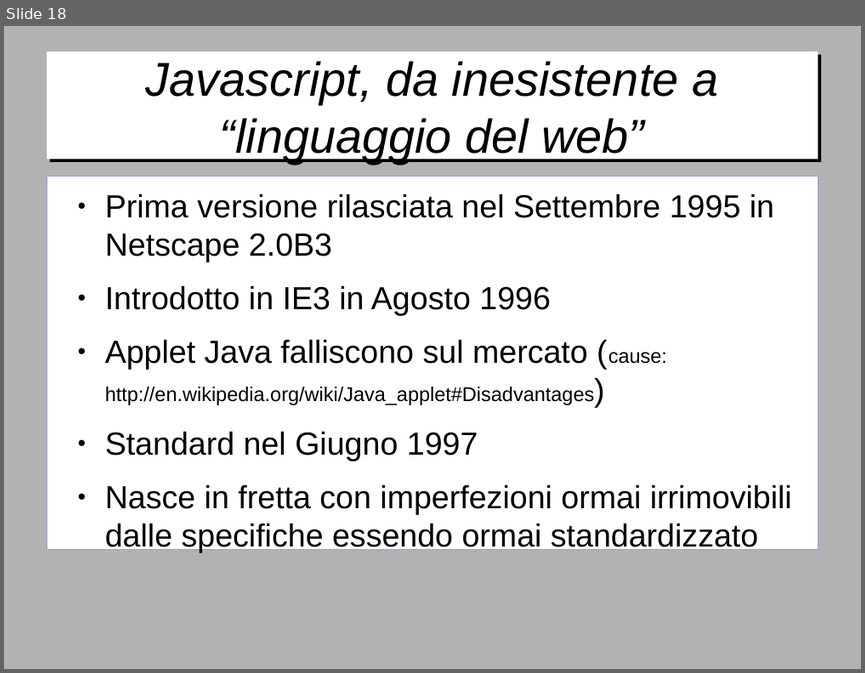
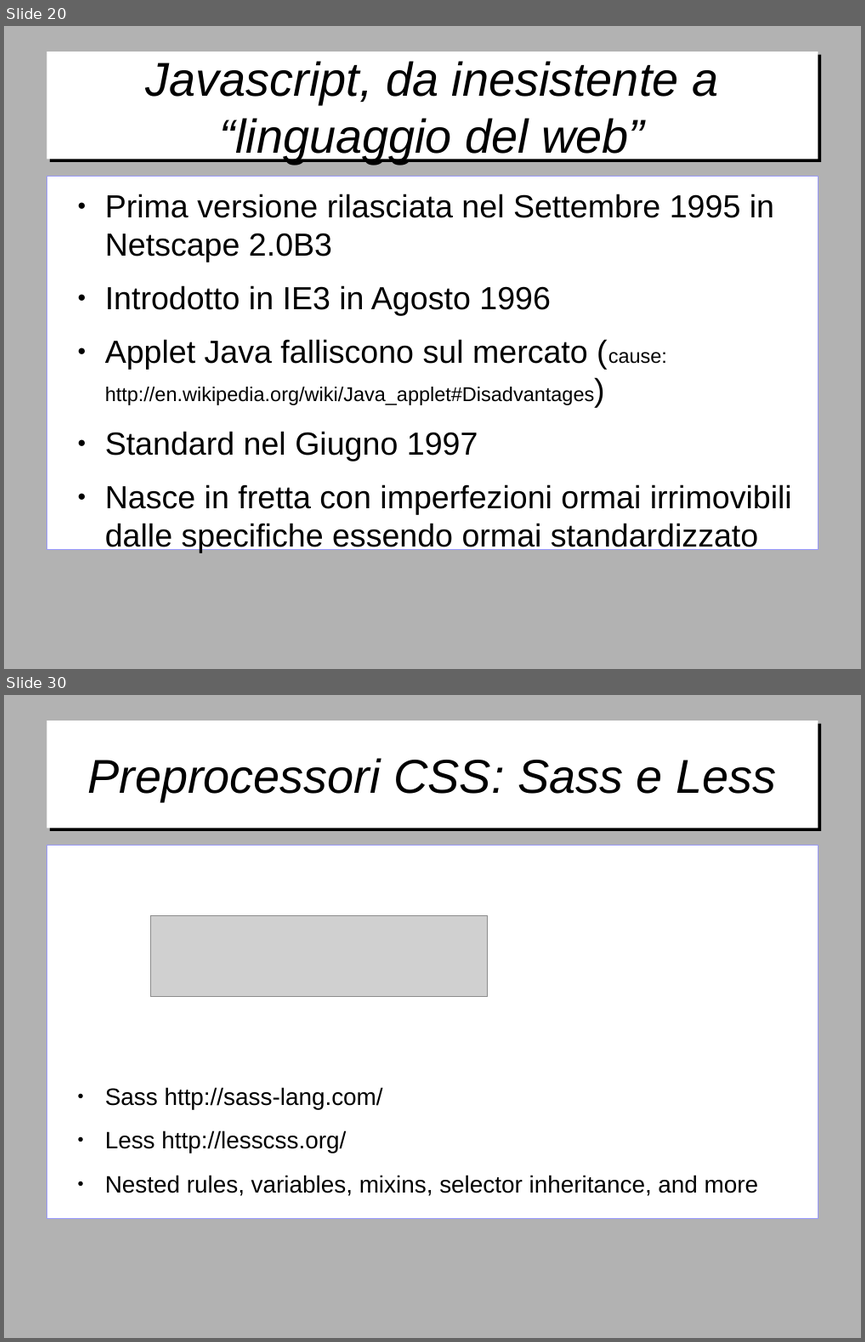
Before and after one commit to gitfer/ARXCourse, a slide deck: ARXCourse.odp. Shown one above the other, each under a label of ours: slide 18 before the commit, slides 20 and 30 after it; the slides between them are not shown. The pictures are 865x673 and 865x1342 pixels, drawn with LibreOffice and Linux fonts; fonts in the diff are those of the drawing; grey boxes stand for pictures; background and template pictures are left out. Boxes give left, top, right and bottom in pixels: in the first picture for what was removed or moved away, otherwise in the second. Text is boxed around its words. In the diff, an @@ line names an element or a change of style, - is before the commit and + after.

Commit message:
Node, grunt, bower, preprocessori

```diff
--- a/ARXCourse.odp
+++ b/ARXCourse.odp
@@ slide 30 added at (4, 695, 861, 1338), background #B2B2B2 @@
@@ title added at (46, 721, 818, 828), fill #FFFFFF, 44 pt, text #000000, italic @@
+Preprocessori CSS: Sass e Less
@@ text added at (46, 845, 818, 1219), fill #FFFFFF, outline #9999FF 0 pt, 22 pt, text #000000 @@
+● Sass http://sass-lang.com/
+● Less http://lesscss.org/
+● Nested rules, variables, mixins, selector inheritance, and more
@@ picture added at (151, 915, 488, 996) @@
@@ what was slide 18 is now slide 20 @@
```
Also in this commit, not shown: 9 slides changed, 10 other slides added, 3 other files.
